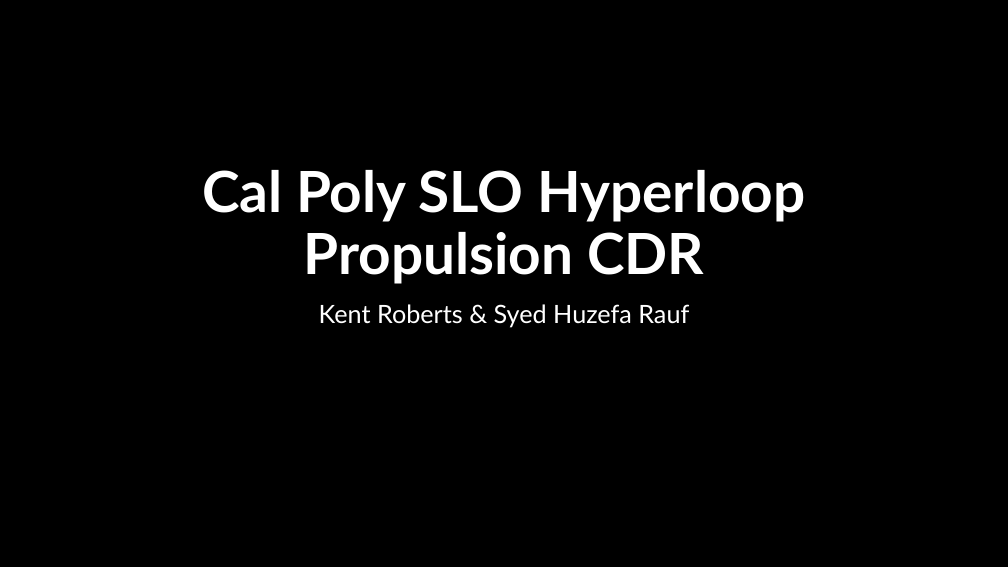
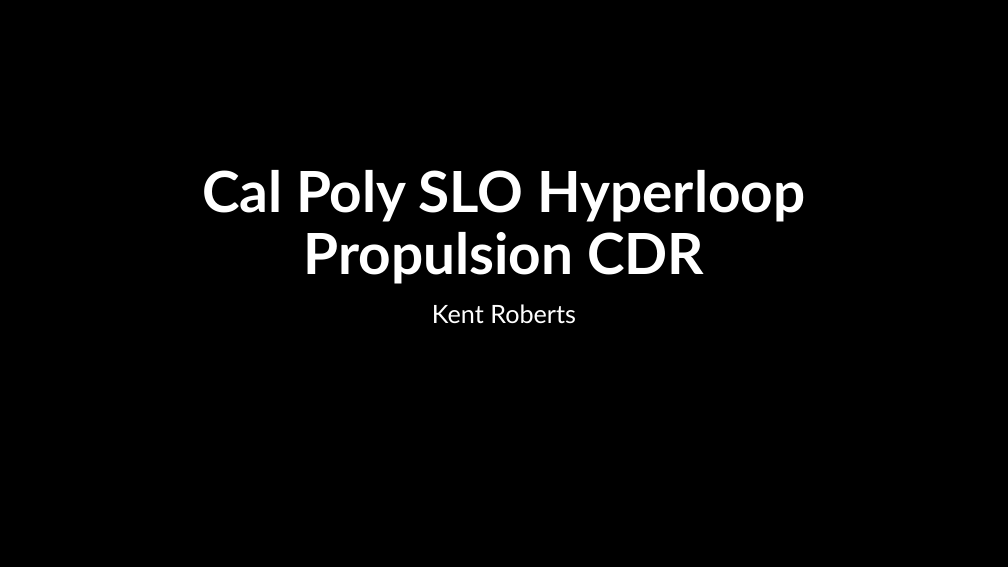
Before and after one commit to Kent1701/Cal_Poly_SLO_Hyperloop_Propulsion_2019_2020, a slide deck: slide 1 of Presentations/CDR_Prop.pptx. Drawn at 1008x567 pixels with LibreOffice and Linux fonts; fonts in the diff are those of the drawing. Boxes give left, top, right and bottom in pixels: in the first picture for what was removed or moved away, otherwise in the second. Text is boxed around its words. In the diff, an @@ line names an element or a change of style, - is before the commit and + after.

```diff
--- a/Presentations/CDR_Prop.pptx
+++ b/Presentations/CDR_Prop.pptx
@@ subtitle at <box>432,304,576,324</box>: text changed @@
-Kent Roberts & Syed Huzefa Rauf
+Kent Roberts
```
Also in this commit, not shown: 2 other slides changed, 7 slides added, 2 slides removed, 18 other files.
